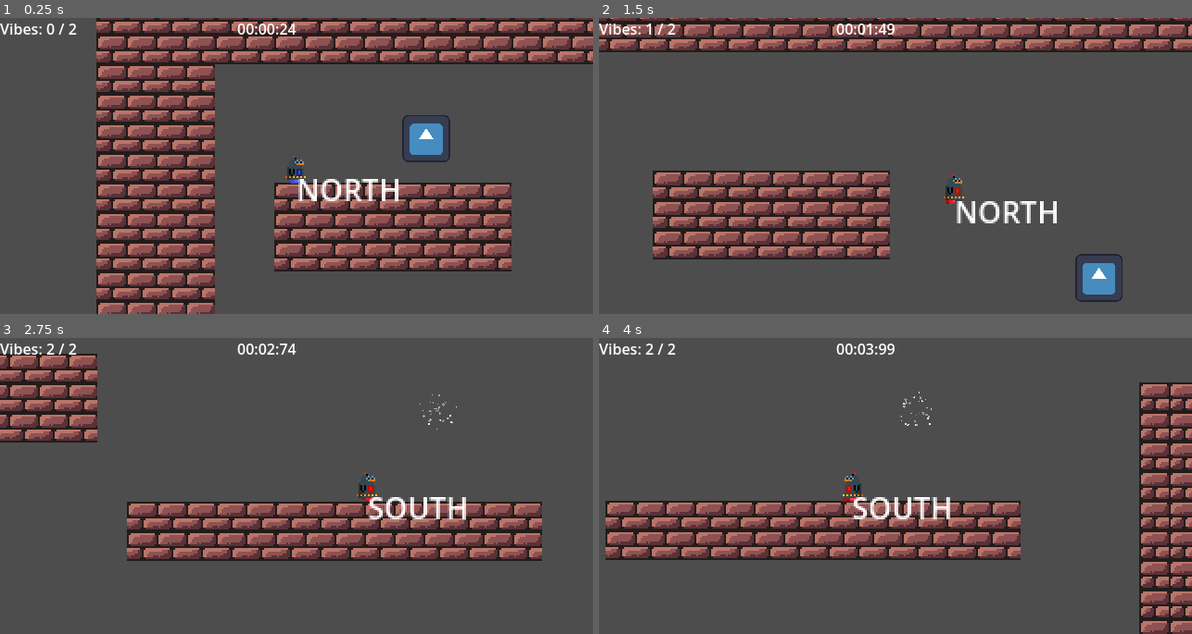
Above: before the commit, frames 1-4 (two rows, left to right).
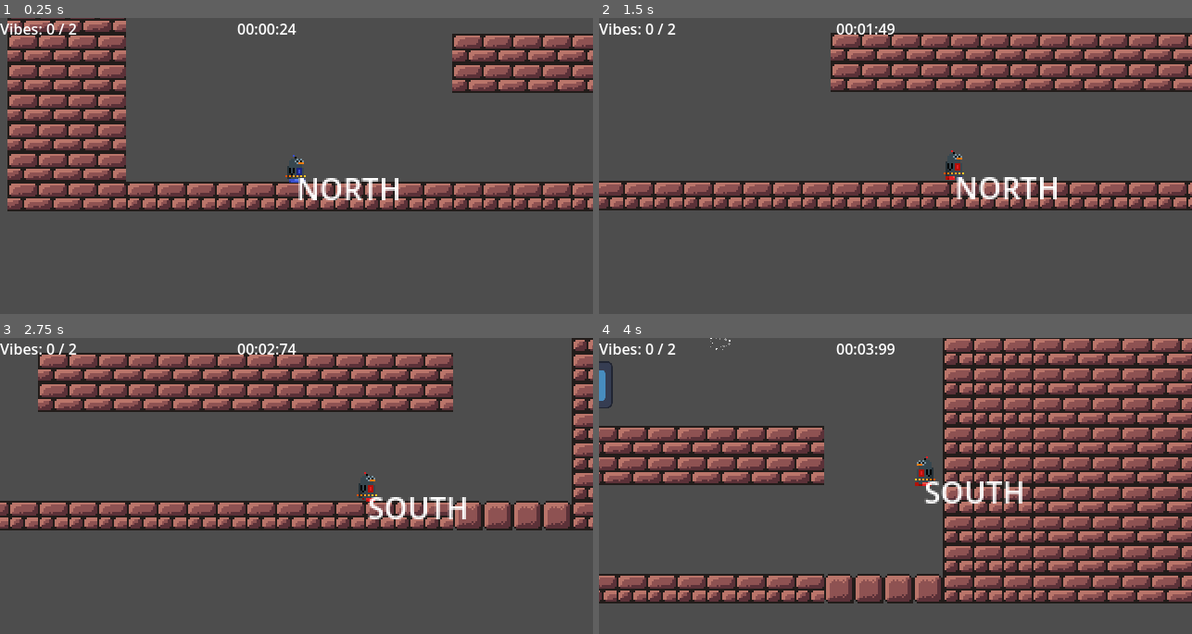
Above: after the commit, the same moments.

Repository: RichardMJaks/gamecamp-2025
Game: Godot game, scene res://example_level.tscn
The game is run twice, just before and just after one commit, with the same random seed, the same clock (stepped at 60 frames per second) and the same inputs. The engine's default icon, where the game draws it, is replaced by a stand-in: a white triangle on a blue panel in a dark square.
Inputs (mouse positions are in pixels of both pictures, inside the frame that each line leads up to):
- Up to frame 1 (0.25 s): no input
- Up to frame 2 (1.5 s): move the mouse to (1025, 151) at 0.52 s; hold D (m_right) 0.53-1.28 s; click (1025, 151) at 0.6 s; move the mouse to (776, 180) at 1.27 s; hold S (m_down) from 1.28 s (still down); click (776, 180) at 1.35 s
- Up to frame 3 (2.75 s): move the mouse to (355, 420) at 2.02 s; release S (m_down) at 2.03 s; hold D (m_right) from 2.03 s (still down); click (355, 420) at 2.1 s
- Up to frame 4 (4 s): move the mouse to (865, 545) at 2.77 s; release D (m_right) at 2.78 s; hold W (m_up) 2.78-3.53 s; click (865, 545) at 2.85 s; move the mouse to (1073, 530) at 3.52 s; hold A (m_left) from 3.53 s (still down); click (1073, 530) at 3.6 s

The runs differ from the first frame. In frame 1, 49% of the frame differs, in the area x 1-100%, y 0-100%; in frame 2, 37%; in frame 3, 30%; in frame 4, 60%, in the area x 0-100%, y 0-100%.

Commit message:
Character is functional

Diff:
--- a/example_level.tscn
+++ b/example_level.tscn
@@ -163,6 +163,22 @@
 [node name="CollisionShape2D" parent="FlatMagnet4" index="0"]
 position = Vector2(34.5, 5)
 
+[node name="FlatMagnet3" parent="." instance=ExtResource("2_y5x4s")]
+position = Vector2(50, 273)
+magnet_direction = 0
+pole = 0
+
+[node name="CollisionShape2D" parent="FlatMagnet3" index="0"]
+position = Vector2(34.5, 5)
+
+[node name="FlatMagnet4" parent="." instance=ExtResource("2_y5x4s")]
+position = Vector2(573, 128)
+magnet_direction = 1
+pole = 0
+
+[node name="CollisionShape2D" parent="FlatMagnet4" index="0"]
+position = Vector2(34.5, 5)
+
 [node name="FlatMagnet2" parent="." instance=ExtResource("2_y5x4s")]
 position = Vector2(105, 94)
 magnet_direction = 2
@@ -181,7 +197,7 @@
 shape = SubResource("RectangleShape2D_01x2r")
 
 [node name="Player" parent="." instance=ExtResource("4_hx7as")]
-position = Vector2(108, 133)
+position = Vector2(156, 295)
 speed = 15.0
 jump_height = 10.0
 
@@ -236,5 +252,7 @@
 [editable path="FlatMagnet"]
 [editable path="FlatMagnet3"]
 [editable path="FlatMagnet4"]
+[editable path="FlatMagnet3"]
+[editable path="FlatMagnet4"]
 [editable path="FlatMagnet2"]
 [editable path="FlatMagnet3"]
